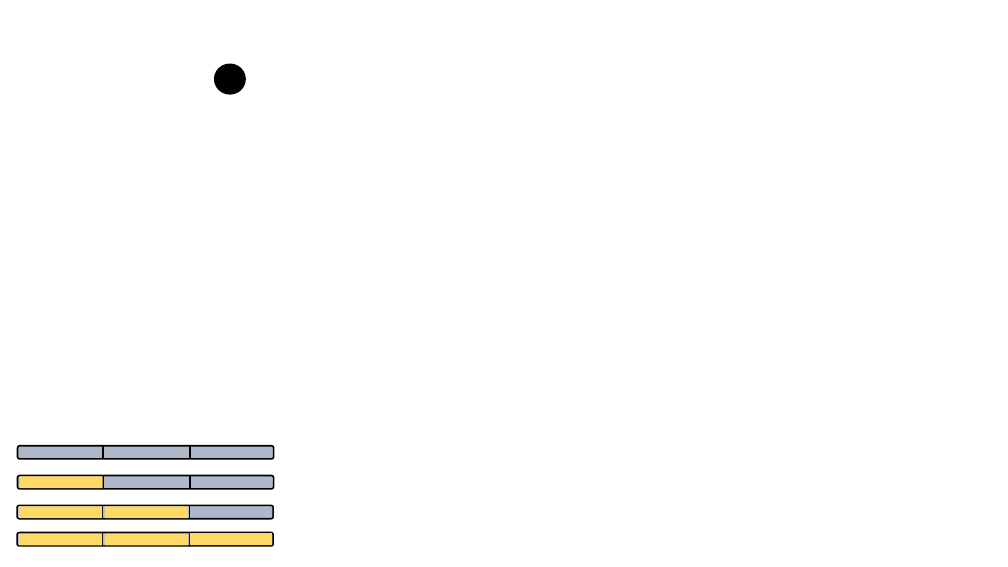
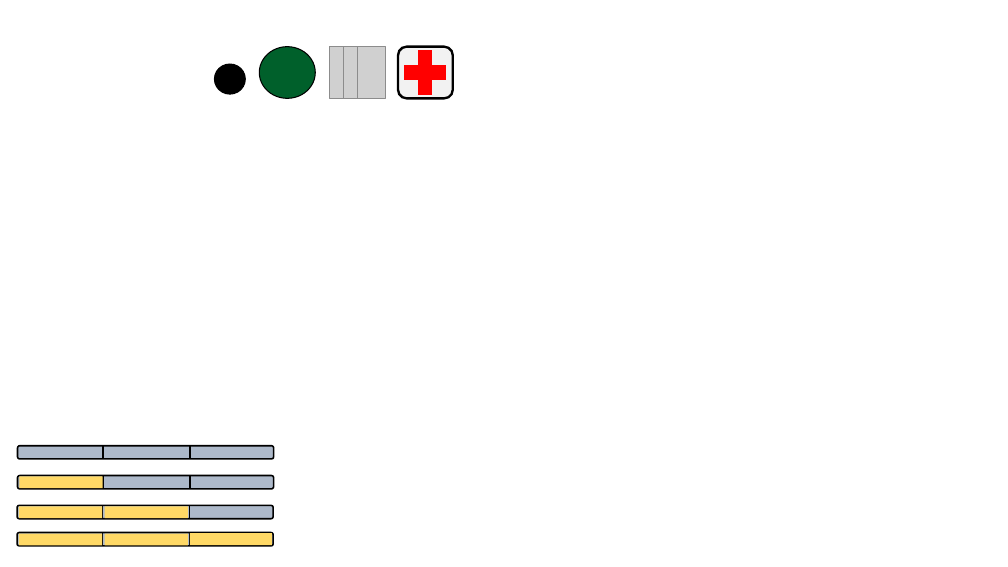
Before and after one commit to RodrigoTeran/Online-Web-Game-TimeOfWar.io-, a slide deck: slide 7 of Info/Dinámica del juego.pptx. Drawn at 1008x567 pixels with LibreOffice and Linux fonts; fonts in the diff are those of the drawing; grey boxes stand for pictures. Boxes give left, top, right and bottom in pixels: in the first picture for what was removed or moved away, otherwise in the second. Text is boxed around its words. In the diff, an @@ line names an element or a change of style, - is before the commit and + after.

```diff
--- a/Info/Dinámica del juego.pptx
+++ b/Info/Dinámica del juego.pptx
@@ ellipse added at (x1=259, y1=47, x2=315, y2=98), fill #00602B, outline #000000 1 pt @@
@@ picture added at (x1=330, y1=47, x2=358, y2=98) @@
@@ picture added at (x1=343, y1=47, x2=371, y2=98) @@
@@ picture added at (x1=358, y1=47, x2=386, y2=98) @@
@@ plus sign added at (x1=397, y1=42, x2=453, y2=103), fill #FF0000, outline #FF0000 1 pt @@
@@ rounded rectangle added at (x1=399, y1=47, x2=453, y2=98), fill #F2F2F2, outline #000000 2.25 pt @@
```
Also in this commit, not shown: 6 other files.
